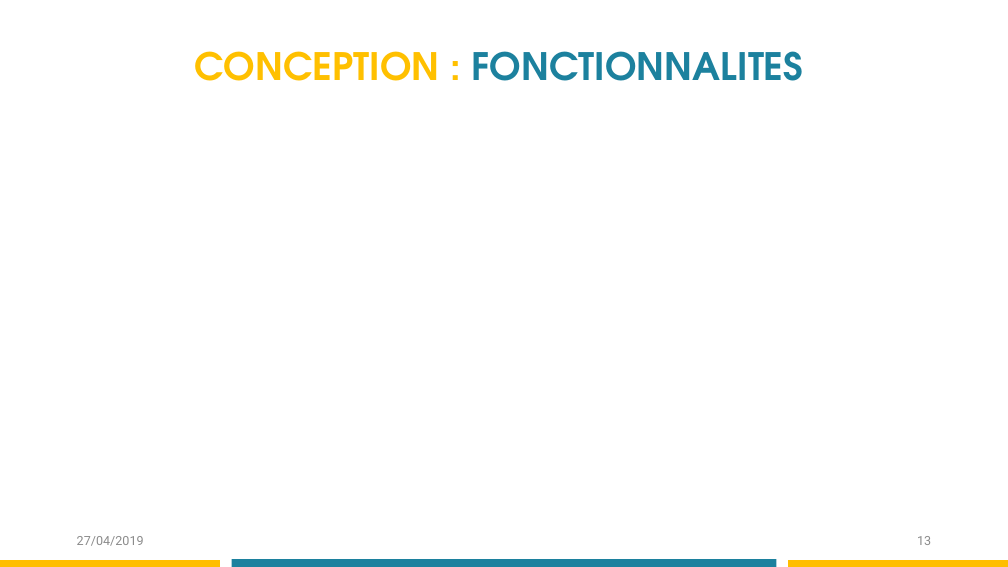
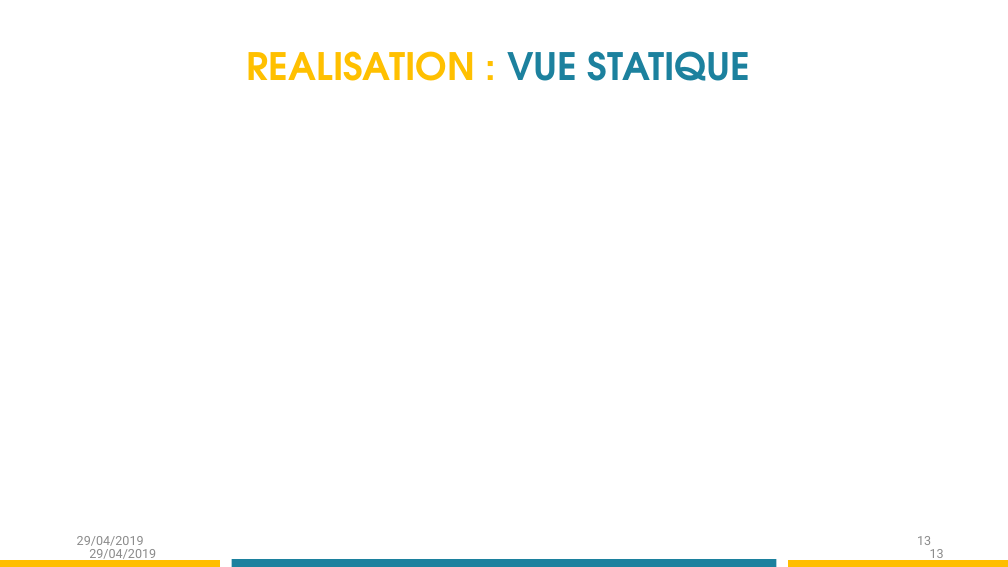
Before and after one commit to ansnoussi/conceptionGL2, a slide deck: slide 13 of Présentation Projet .pptx. Drawn at 1008x567 pixels with LibreOffice and Linux fonts; fonts in the diff are those of the drawing. Boxes give left, top, right and bottom in pixels: in the first picture for what was removed or moved away, otherwise in the second. Text is boxed around its words. In the diff, an @@ line names an element or a change of style, - is before the commit and + after.

```diff
--- a/Présentation Projet .pptx
+++ b/Présentation Projet .pptx
@@ text at (x1=247, y1=51, x2=751, y2=81): text changed; text colour #1C819E to #FFC000 @@
-CONCEPTION : FONCTIONNALITES
+REALISATION : VUE STATIQUE
@@ text at (x1=77, y1=536, x2=144, y2=546): text changed @@
-27/04/2019
+29/04/2019
@@ text added at (x1=89, y1=549, x2=156, y2=562), 12 pt, text #8B8B8B @@
+29/04/2019
@@ page number added at (x1=930, y1=549, x2=944, y2=562), 12 pt, text #8B8B8B @@
+13
```
Also in this commit, not shown: 14 other slides changed, 2 slides added, 2 slides removed.
